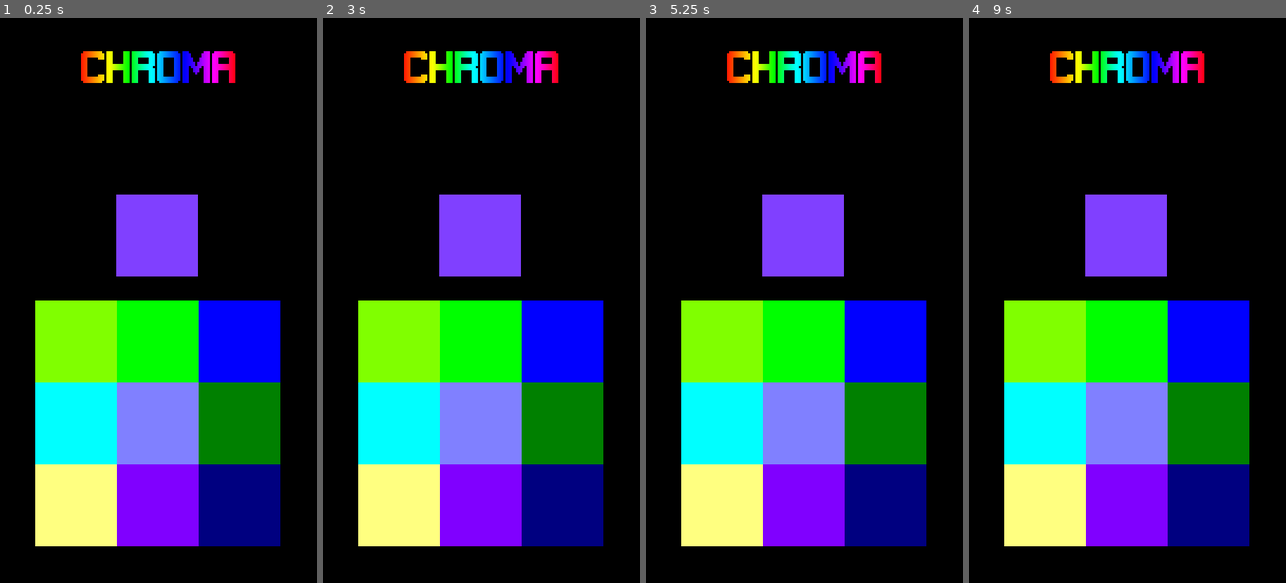
Above: before the commit, frames 1-4 (left to right).
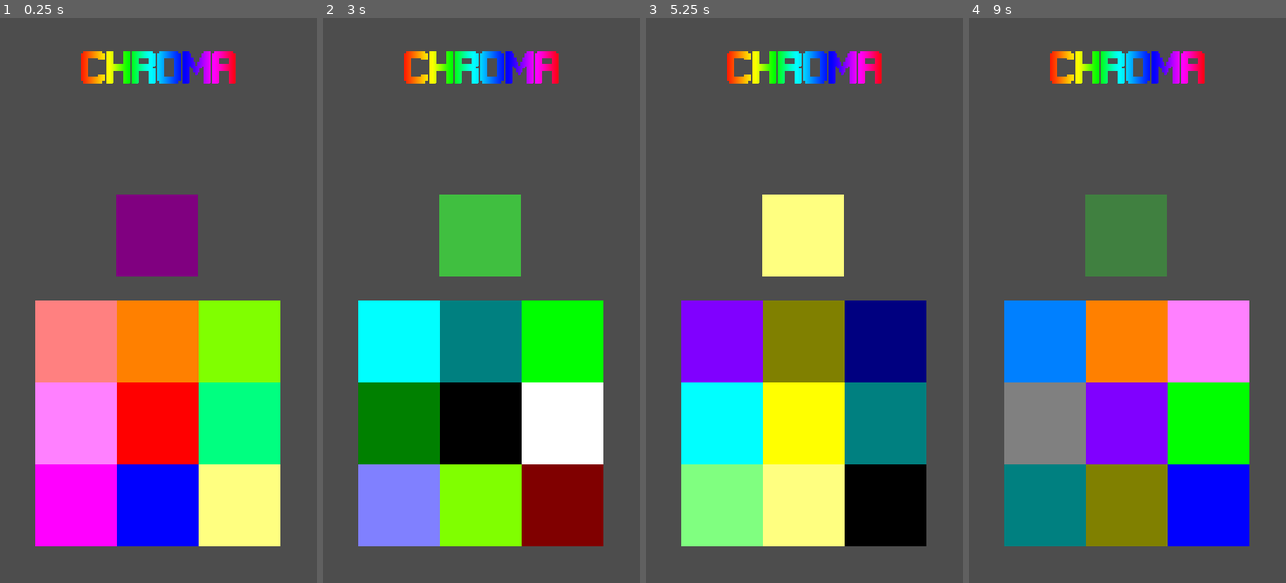
Above: after the commit, the same moments.

Repository: Peze01/chroma
Game: Godot game, scene res://main.tscn
Two runs of this game, one before a commit and one after it. Both use one fixed random seed, a clock stepped at 60 frames per second and the inputs below. The project has no main scene, so this scene is started directly.
Inputs (mouse positions are in pixels of both pictures, inside the frame that each line leads up to):
- Up to frame 1 (0.25 s): no input
- Up to frame 2 (3 s): tap Enter at 0.5, 2 s; move the mouse to (551, 272) at 0.52 s; press the mouse at (551, 272) at 0.53 s; tap Space at 1.25, 2.75 s; move the mouse to (418, 328) at 1.27 s; release the mouse at (418, 328) at 1.28 s; click (418, 328) at 1.35 s; move the mouse to (513, 176) at 2.02 s; press the mouse at (513, 176) at 2.03 s; move the mouse to (465, 413) at 2.77 s; release the mouse at (465, 413) at 2.78 s; click (465, 413) at 2.85 s
- Up to frame 3 (5.25 s): tap Enter at 3.5 s; move the mouse to (899, 385) at 3.52 s; press the mouse at (899, 385) at 3.53 s; tap Space at 4.25 s; move the mouse to (709, 215) at 4.27 s; release the mouse at (709, 215) at 4.28 s; click (709, 215) at 4.35 s; move the mouse to (820, 300) at 5.02 s; press the mouse at (820, 300) at 5.03 s
- Up to frame 4 (9 s): move the mouse to (1079, 159) at 5.77 s; release the mouse at (1079, 159) at 5.78 s; click (1079, 159) at 5.85 s; move the mouse to (1197, 272) at 6.52 s; press the mouse at (1197, 272) at 6.53 s; move the mouse to (1064, 328) at 7.27 s; release the mouse at (1064, 328) at 7.28 s; click (1064, 328) at 7.35 s; move the mouse to (1159, 176) at 8.02 s; press the mouse at (1159, 176) at 8.03 s; move the mouse to (1111, 413) at 8.77 s; release the mouse at (1111, 413) at 8.78 s; click (1111, 413) at 8.85 s

The runs differ from the first frame. In frame 1, 98% of the frame differs, in the area x 0-100%, y 0-100%; in frame 2, 98%; in frame 3, 95%; in frame 4, 98%.

Commit message:
palette and scoring system is functioning

Diff:
--- a/Swatch.gd
+++ b/Swatch.gd
@@ -1,5 +1,6 @@
 extends ColorRect
 
+signal swatch_selected(swatch)
 var swatch_ID := -1
 
 # Called when the node enters the scene tree for the first time.
@@ -15,3 +16,7 @@
 		color = Color(c[0],c[1],c[2])
 func get_background():
 	return color
+
+func _on_swatch_gui_input(event):
+	if event.is_action_pressed("mouse_left"):
+		emit_signal("swatch_selected", self)
--- a/Swatch.tscn
+++ b/Swatch.tscn
@@ -7,11 +7,4 @@
 color = Color(0.490196, 0.490196, 0.490196, 1)
 script = ExtResource("1_wpxos")
 
-[node name="Filter" type="ColorRect" parent="."]
-layout_mode = 1
-anchors_preset = 15
-anchor_right = 1.0
-anchor_bottom = 1.0
-grow_horizontal = 2
-grow_vertical = 2
-color = Color(1, 1, 1, 0)
+[connection signal="gui_input" from="." to="." method="_on_swatch_gui_input"]
--- a/gui.gd
+++ b/gui.gd
@@ -7,15 +7,17 @@
 var grid_array := []
 var colour_depth = 3
 var colour_array = []
-var correct_swatches = []
+var correct_swatches = [null, null]
+var score = 0
+var swatches_selected = [null, null]
 
-# Called when the node enters the scene tree for the first time.
-func _ready():
+func new_palette():
 	var r = 0.0
 	var g = 0.0
 	var b = 0.0
 	var current_colour = [-1,-1,-1]
-	while colour_array.size() < 9:
+	var x = 0
+	while x < 9:
 		if colour_depth <=2:
 			colour_depth = 3
 		r = (1.0 / (colour_depth-1)) * (randi_range(0,colour_depth-1))
@@ -23,33 +25,74 @@
 		b = (1.0 / (colour_depth-1)) * (randi_range(0,colour_depth-1))
 		current_colour = [r,g,b]
 		if current_colour not in colour_array:
-			colour_array.push_back(current_colour)
+			#print(colour_array)
+			colour_array[x] = current_colour
+			x+=1
 		current_colour = [-1,-1,-1]
 
-	for i in range(9):
-		create_palette()
+# Called when the node enters the scene tree for the first time.
+func _ready():
+	colour_array.resize(9)
+	colour_array.fill(null)
+	grid_array.resize(9)
+	grid_array.fill(null)
+	new_palette()
+	create_palette()
 	create_result()
-
-		#print(grid_array[i].get_background(), colour_array[i], "\n")
 
 # Called every frame. 'delta' is the elapsed time since the previous frame.
 func _process(delta):
 	pass
 
+
 func create_palette():
-	var new_swatch = swatch_scene.instantiate()
-	new_swatch.swatch_ID = grid_array.size()
-	new_swatch.set_background(colour_array[new_swatch.swatch_ID])
-	palette_grid.add_child(new_swatch)
-	grid_array.push_back(new_swatch)
+	for i in range(9):
+		var new_swatch = swatch_scene.instantiate()
+		new_swatch.swatch_ID = i
+		#print(colour_array)
+		#print(new_swatch.swatch_ID)
+		new_swatch.set_background(colour_array[new_swatch.swatch_ID])
+		new_swatch.swatch_selected.connect(_on_swatch_selected)
+		palette_grid.add_child(new_swatch)
+		grid_array[i] = new_swatch
 
+func _on_swatch_selected(swatch):
+	print(swatch.swatch_ID)
+	if swatches_selected[0] == null:
+		swatches_selected[0] = swatch.swatch_ID
+	else:
+		if swatches_selected[1] == null && swatch not in swatches_selected:
+			swatches_selected[1] = swatch.swatch_ID
+		else:
+			pass
+	check_correct()
+	print(swatches_selected)
+
+func reset_palette():
+	new_palette()
+	swatches_selected = [null, null]
+	for i in range(9):
+		grid_array[i].set_background(colour_array[grid_array[i].swatch_ID])
+	create_result()
+
+func check_correct():
+	if swatches_selected[0] != null && swatches_selected[1] != null:
+		if swatches_selected[0] in correct_swatches && swatches_selected[1] in correct_swatches:
+			print("correct")
+			score+=1
+		else:
+			print("incorrect")
+			score=0
+		reset_palette()
+		print("Score is: ",score)
 
 func create_result():
 	var current_rand = -1
-	while correct_swatches.size() < 2:
+	correct_swatches[0] = randi_range(0,8)
+	while correct_swatches[1] == null:
 		current_rand = randi_range(0,8)
 		if current_rand not in correct_swatches:
-			correct_swatches.push_back(current_rand)
+			correct_swatches[1] = current_rand
 
 	var new_r = (grid_array[correct_swatches[0]].get_background().r
 	+ grid_array[correct_swatches[1]].get_background().r) / 2
@@ -58,6 +101,6 @@
 	var new_b = (grid_array[correct_swatches[0]].get_background().b
 	+ grid_array[correct_swatches[1]].get_background().b) / 2
 
+	$Result.color = Color(new_r, new_g, new_b)
 	print(correct_swatches)
 	print(colour_array[correct_swatches[0]], colour_array[correct_swatches[1]])
-	$Result.color = Color(new_r, new_g, new_b)
--- a/gui.tscn
+++ b/gui.tscn
@@ -13,6 +13,21 @@
 grow_vertical = 2
 script = ExtResource("1_mx5nw")
 
+[node name="Logo" type="TextureRect" parent="."]
+layout_mode = 1
+anchors_preset = 8
+anchor_left = 0.5
+anchor_top = 0.5
+anchor_right = 0.5
+anchor_bottom = 0.5
+offset_left = -225.0
+offset_top = -400.0
+offset_right = 225.0
+offset_bottom = 400.0
+grow_horizontal = 2
+grow_vertical = 2
+texture = ExtResource("2_8grte")
+
 [node name="Background" type="TextureRect" parent="."]
 layout_mode = 1
 anchors_preset = 8
@@ -26,7 +41,6 @@
 offset_bottom = 400.0
 grow_horizontal = 2
 grow_vertical = 2
-texture = ExtResource("2_8grte")
 
 [node name="Palette" type="ColorRect" parent="."]
 layout_mode = 1
--- a/project.godot
+++ b/project.godot
@@ -20,6 +20,14 @@
 window/size/viewport_height=800
 window/size/resizable=false
 
+[input]
+
+mouse_left={
+"deadzone": 0.5,
+"events": [Object(InputEventMouseButton,"resource_local_to_scene":false,"resource_name":"","device":-1,"window_id":0,"alt_pressed":false,"shift_pressed":false,"ctrl_pressed":false,"meta_pressed":false,"button_mask":1,"position":Vector2(173, 3),"global_position":Vector2(177, 44),"factor":1.0,"button_index":1,"canceled":false,"pressed":true,"double_click":false,"script":null)
+]
+}
+
 [rendering]
 
 renderer/rendering_method="gl_compatibility"
Not shown, added: assets/Moki-Lean.ttf.import
Binary file changed: assets/background.png
Not shown, added: assets/background gif.gif
